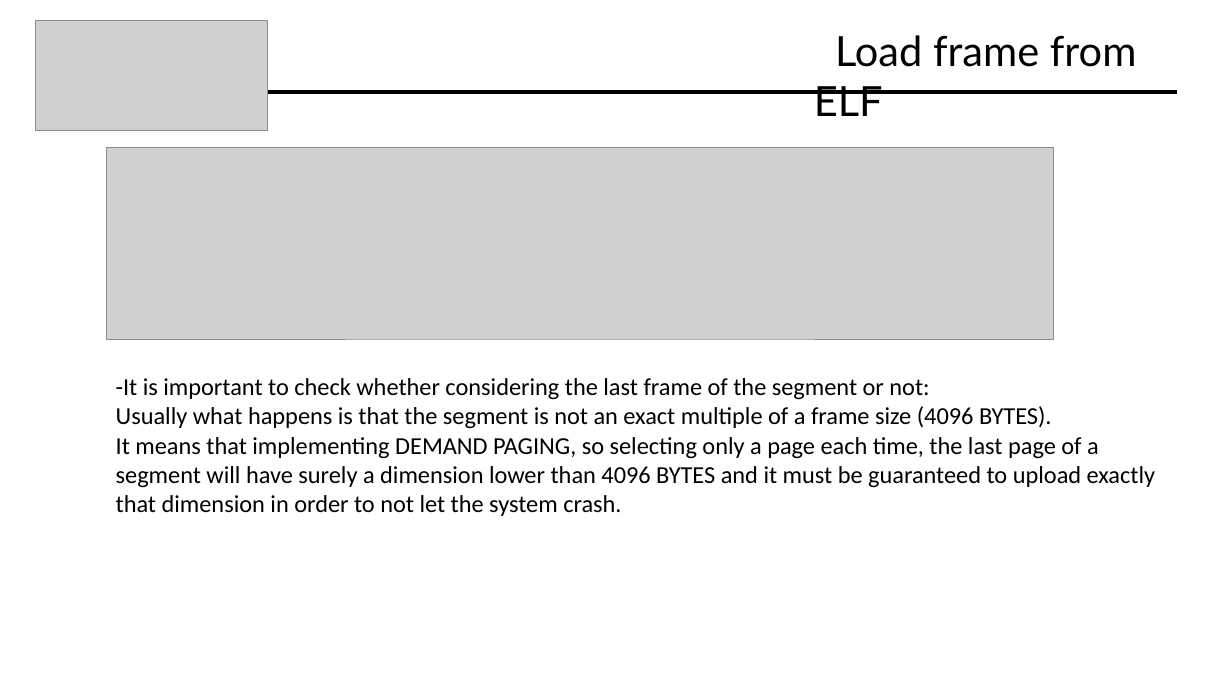
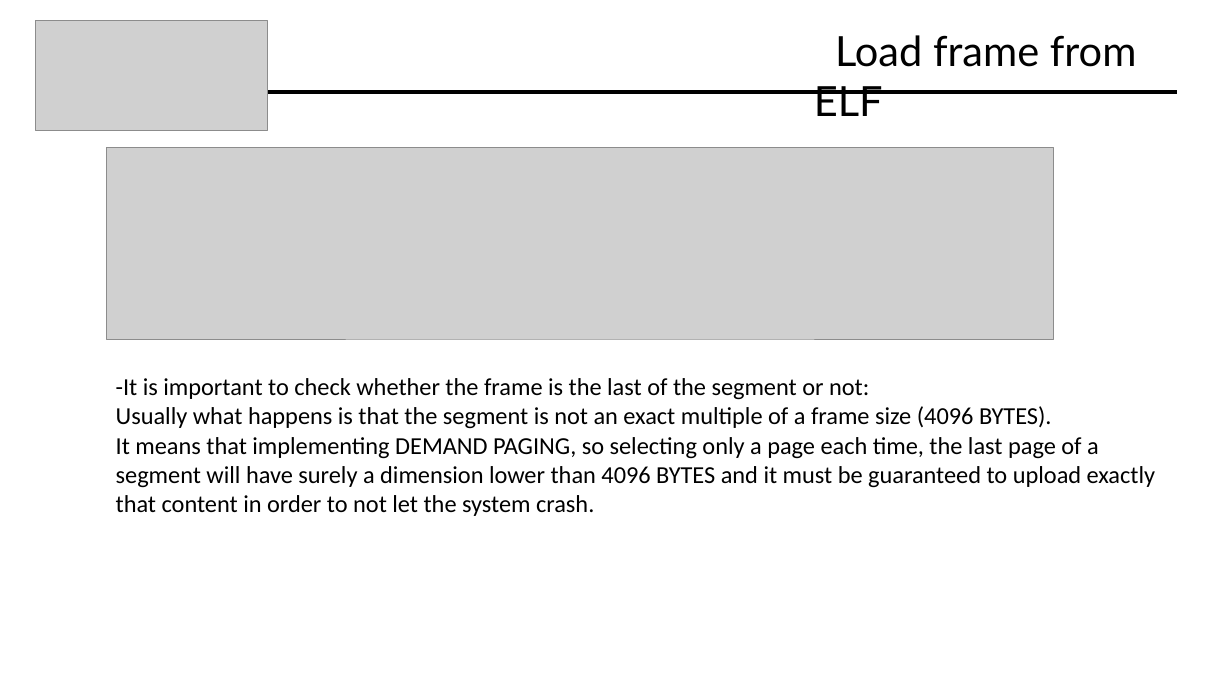
Before and after one commit to Davide619/OS161, a slide deck: slide 45 of Presentazione Progetto OS161.pptx (slide 39 before the commit). Drawn at 1232x693 pixels with LibreOffice and Linux fonts; fonts in the diff are those of the drawing; grey boxes stand for pictures. Boxes give left, top, right and bottom in pixels: in the first picture for what was removed or moved away, otherwise in the second. Text is boxed around its words. In the diff, an @@ line names an element or a change of style, - is before the commit and + after.

```diff
--- a/Presentazione Progetto OS161.pptx
+++ b/Presentazione Progetto OS161.pptx
@@ text at (x1=116, y1=378, x2=869, y2=400): text changed @@
--It is important to check whether considering the last frame of the segment or not:
+-It is important to check whether the frame is the last of the segment or not:
@@ text at (x1=116, y1=437, x2=1155, y2=516): text changed @@
-It means that implementing DEMAND PAGING, so selecting only a page each time, the last page of a segment will have surely a dimension lower than 4096 BYTES and it must be guaranteed to upload exactly that dimension in order to not let the system crash.
+It means that implementing DEMAND PAGING, so selecting only a page each time, the last page of a segment will have surely a dimension lower than 4096 BYTES and it must be guaranteed to upload exactly that content in order to not let the system crash.
```
Also in this commit, not shown: 3 other slides changed, 6 slides added, 3 other files.
